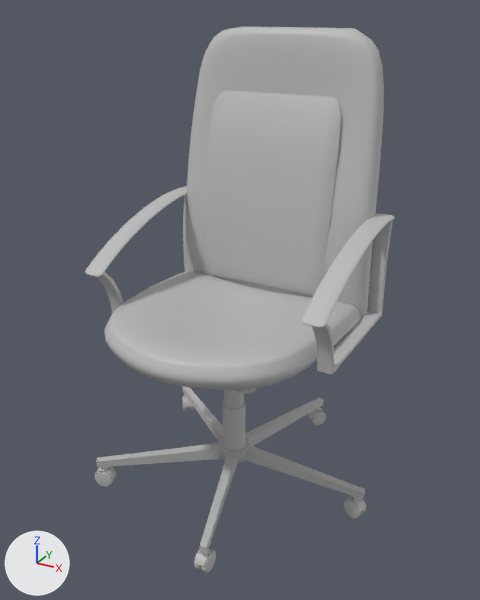
The FBX model Decals and environment Test/Assets/Art/Assets/Office/Office chair/Office_chair_geo.fbx, before and after one commit.
Camera for both pictures: a camera (50 mm lens) standing at (0.0988, -0.1752, 0.161) and looking at (0.0037, -0.0023, 0.0746). Lighting does not change. The marker at lower left points along +X, +Y and +Z. Where no turn or scale is listed for an object, it has been applied to the vertices.

Names of what the first picture shows: 'Office_chair_geo'.
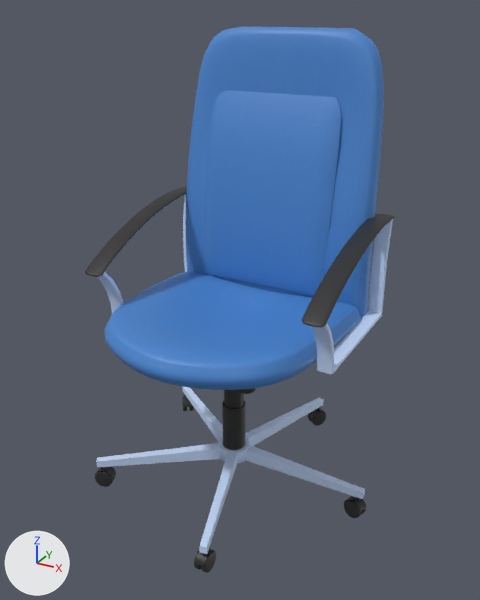
The newer file is also rescaled (x7.981) as a whole; pictures and numbers use the older file's frame.

Diff of the bpy script that builds the scene:
```diff
--- a/Decals and environment Test/Assets/Art/Assets/Office/Office chair/Office_chair_geo.fbx.py
+++ b/Decals and environment Test/Assets/Art/Assets/Office/Office chair/Office_chair_geo.fbx.py
@@ img_office_chair_geo_lambert1_basecolor_png @@
+img_office_chair_geo_lambert1_basecolor_png = load_image('Office_chair_geo_lambert1_BaseColor.png', 'Office_chair_geo_lambert1_BaseColor.png', 2048, 2048, 'sRGB')
@@ mat_lambert2 @@
+mat_lambert2 = principled_material('lambert2')
+mat_lambert2.texture = img_office_chair_geo_lambert1_basecolor_png
@@ me_mesh @@
 me_mesh.from_pydata(...)  # 7212 vertices, 7132 faces; spans x -0.042..0.051, y -0.048..0.048, z 0.003..0.155
-me_mesh.materials.append(mat_lambert1)  # grey #bcbcbc
+me_mesh.materials.append(mat_lambert2)  # picture img_office_chair_geo_lambert1_basecolor_png
```

Boxes (x1, y1, x2, y2) around the edits, measured in the pictures (480 x 600 px):
'Office_chair_geo', recoloured (grey to blue): (85, 27, 395, 573) in both
